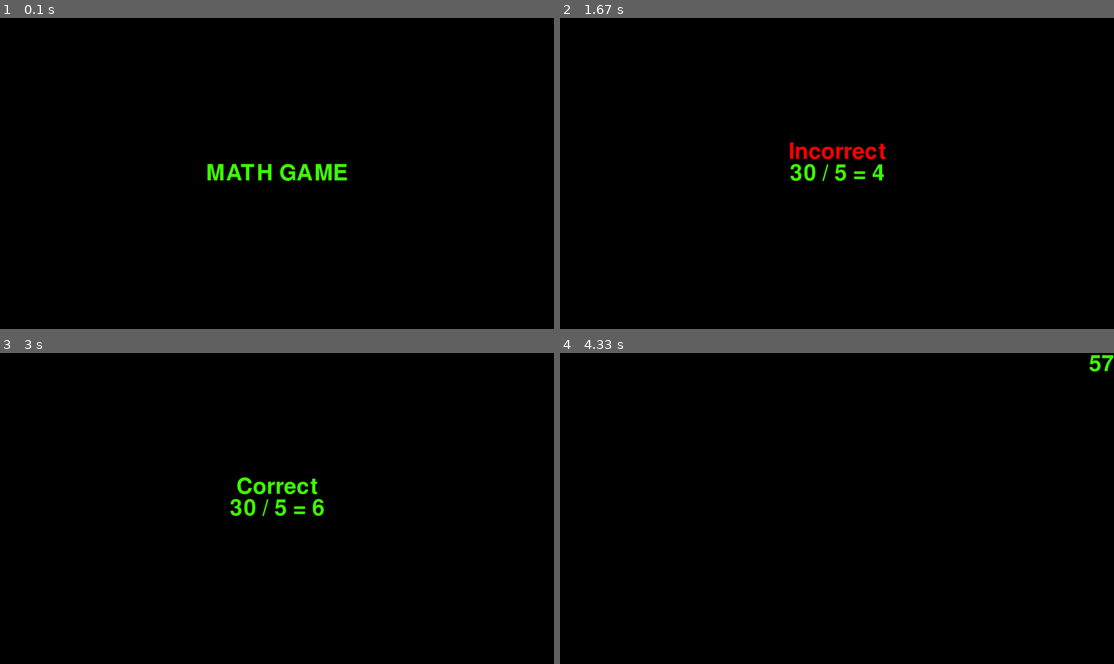
Above: before the commit, frames 1-4 (two rows, left to right).
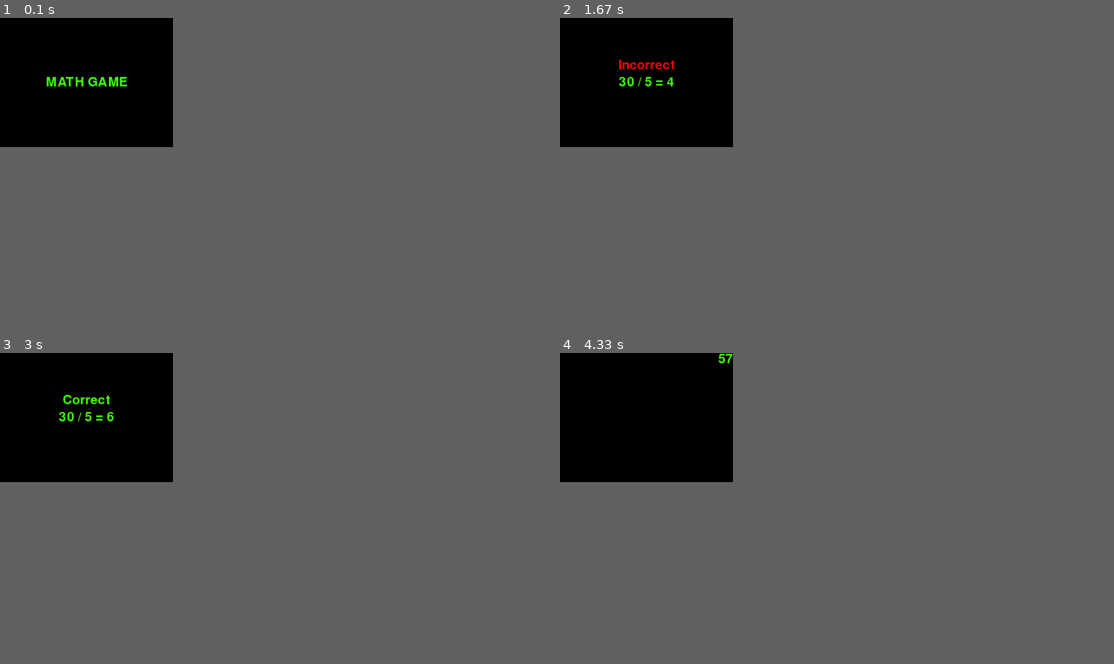
Above: after the commit, the same moments.

Repository: SCLA00/MathProject
Game: pygame game, started from pygameGUI v2.py
Two runs of this game, one before a commit and one after it. Both use one fixed random seed, a clock stepped at 60 frames per second and the inputs below.
Inputs:
- Up to frame 1 (0.1 s): no input
- Up to frame 2 (1.67 s): tap Y at 0.33 s; tap 4 at 0.67 s
- Up to frame 3 (3 s): tap 6 at 2.65 s
- Up to frame 4 (4.33 s): tap Enter at 3.45 s
In our replay, the window is 900x506 before the commit and 281x210 after it. These sizes can differ from the game's own. Grey fills any space a smaller window leaves; there, only what the larger window draws over its background counts as a difference.

The runs differ from the first frame. In frame 1, 1.1% of the frame differs, in the area x 8-63%, y 18-53%; in frame 2, 1.1%, in the area x 10-59%, y 13-53%; in frame 3, 1.0%; in frame 4, 0.2%.

Commit message:
Add files via upload

Diff:
--- a/pygameGUI v2.py
+++ b/pygameGUI v2.py
@@ -7,11 +7,10 @@
 BLACK = (0, 0, 0,)
 
 def main():
-    global DISPLAYSURF, FONT, FONTSIZE,text
+    global DISPLAYSURF, FONT, FONTSIZE
     pygame.init()
-    DISPLAYSURF = fullScreen()
-    #DISPLAYSURF = pygame.display.set_mode((400,300), RESIZABLE)
-
+    #DISPLAYSURF = fullScreen()
+    DISPLAYSURF = pygame.display.set_mode((400,300), RESIZABLE)
 
     gameTitle()
     ans, problem = mathlogicplus()
@@ -74,13 +73,13 @@
                 width, height = pygame.display.get_surface().get_size()
                 DISPLAYSURF.fill(BLACK)
                 FONTSIZE = fontAdj()
-                FONT = pygame.font.Font('Gugi-Regular.ttf', FONTSIZE)
+                FONT = pygame.font.Font('freesansbold.ttf', FONTSIZE)
                 secSurf = FONT.render(trackTime, True, GREEN)
                 secRect = secSurf.get_rect()
                 secRect.topright = (width, 0)
                 DISPLAYSURF.blit(secSurf, secRect)
                 pygame.display.update(secRect)  # [x,y, w,h] [340,6,57,36]
-                #clock.tick(100)
+                clock.tick(100)
                 if event.type == pygame.USEREVENT:
                     counter -= 1
                     if counter > 0:
@@ -160,7 +159,8 @@
     incorrectText = 'Incorrect'
     incorrectSurf = FONT.render(incorrectText, True, RED)
     incorrectRect = incorrectSurf.get_rect()
-    incorrectRect.center = (width/2, height/2-50)
+    'note: 50 is not enough in fullscreen'
+    incorrectRect.center = (width/2, height/2 - (FONTSIZE + 10))
     DISPLAYSURF.blit(incorrectSurf, incorrectRect)
 
 
@@ -169,7 +169,7 @@
     correctText = 'Correct'
     correctSurf = FONT.render(correctText, True, GREEN)
     correctRect = correctSurf.get_rect()
-    correctRect.center = (width/2, height/2-50)
+    correctRect.center = (width/2, height/2 - (FONTSIZE + 10))
     DISPLAYSURF.blit(correctSurf, correctRect)
 
 
@@ -177,7 +177,7 @@
     width, height = pygame.display.get_surface().get_size()
     titleText = 'MATH GAME'
     FONTSIZE = fontAdj()
-    FONT = pygame.font.Font('Gugi-Regular.ttf', FONTSIZE)
+    FONT = pygame.font.Font('freesansbold.ttf', FONTSIZE)
     titleSurf = FONT.render(titleText, True, GREEN)
     titleRect = titleSurf.get_rect()
     titleRect.center = (width/2, height/2)
@@ -220,7 +220,7 @@
     width, height = pygame.display.get_surface().get_size()
     savequestion = str(x) + str(text)
     FONTSIZE = fontAdj()
-    FONT = pygame.font.Font('Gugi-Regular.ttf', FONTSIZE)
+    FONT = pygame.font.Font('freesansbold.ttf', FONTSIZE)
     saveSurf = FONT.render(savequestion, True, GREEN)
     saveRect = saveSurf.get_rect()
     saveRect.center = (width/2, height/2)
@@ -229,7 +229,7 @@
 
 def fontAdj():
     width, height = pygame.display.get_surface().get_size()
-    FONTSIZE = int(height*32/300)
+    FONTSIZE = int(height*30/300)
     return FONTSIZE
 
 
